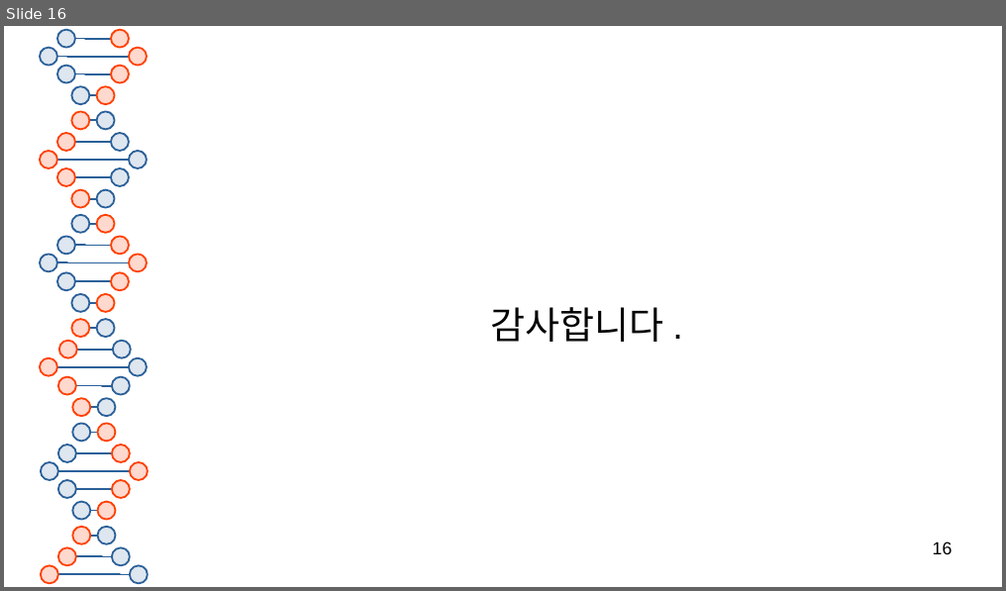
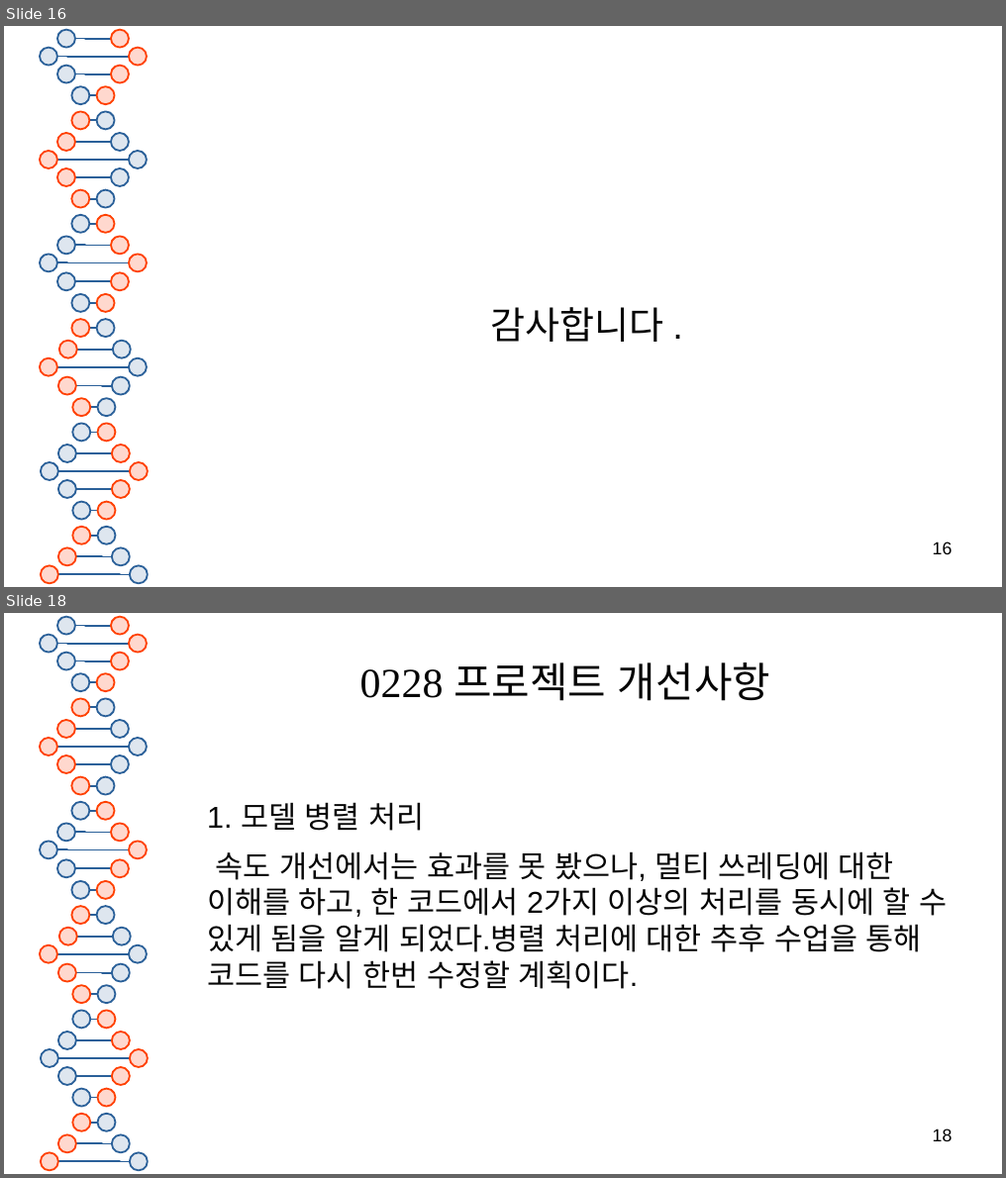
Before and after one commit to pskcci/intel-01, a slide deck: class01/mini-project/03_Choi&Song/minipro.odp. Shown one above the other, each under a label of ours: slide 16 before the commit, slides 16 and 18 after it; the slides between them are not shown. The pictures are 1006x591 and 1006x1178 pixels, drawn with LibreOffice and Linux fonts; fonts in the diff are those of the drawing. Boxes give left, top, right and bottom in pixels: in the first picture for what was removed or moved away, otherwise in the second. Text is boxed around its words. In the diff, an @@ line names an element or a change of style, - is before the commit and + after.

```diff
--- a/class01/mini-project/03_Choi&Song/minipro.odp
+++ b/class01/mini-project/03_Choi&Song/minipro.odp
@@ slide 18 added at (4, 613, 1002, 1174), background #FFFFFF; not listed: 81 template elements that a slide beside it also shows @@
@@ title added at (360, 663, 770, 701), 33 pt, text #050505 @@
+0228 프로젝트 개선사항
@@ text added at (207, 802, 946, 989), 24 pt, text #050505 @@
+1. 모델 병렬 처리
+속도 개선에서는 효과를 못 봤으나, 멀티 쓰레딩에 대한 이해를 하고, 한 코드에서 2가지 이상의 처리를 동시에 할 수 있게 됨을 알게 되었다.병렬 처리에 대한 추후 수업을 통해 코드를 다시 한번 수정할 계획이다.
@@ page number added at (933, 1129, 952, 1142), 14 pt, text #000000 @@
+18
```
Also in this commit, not shown: 6 other slides added, 4 other files.
